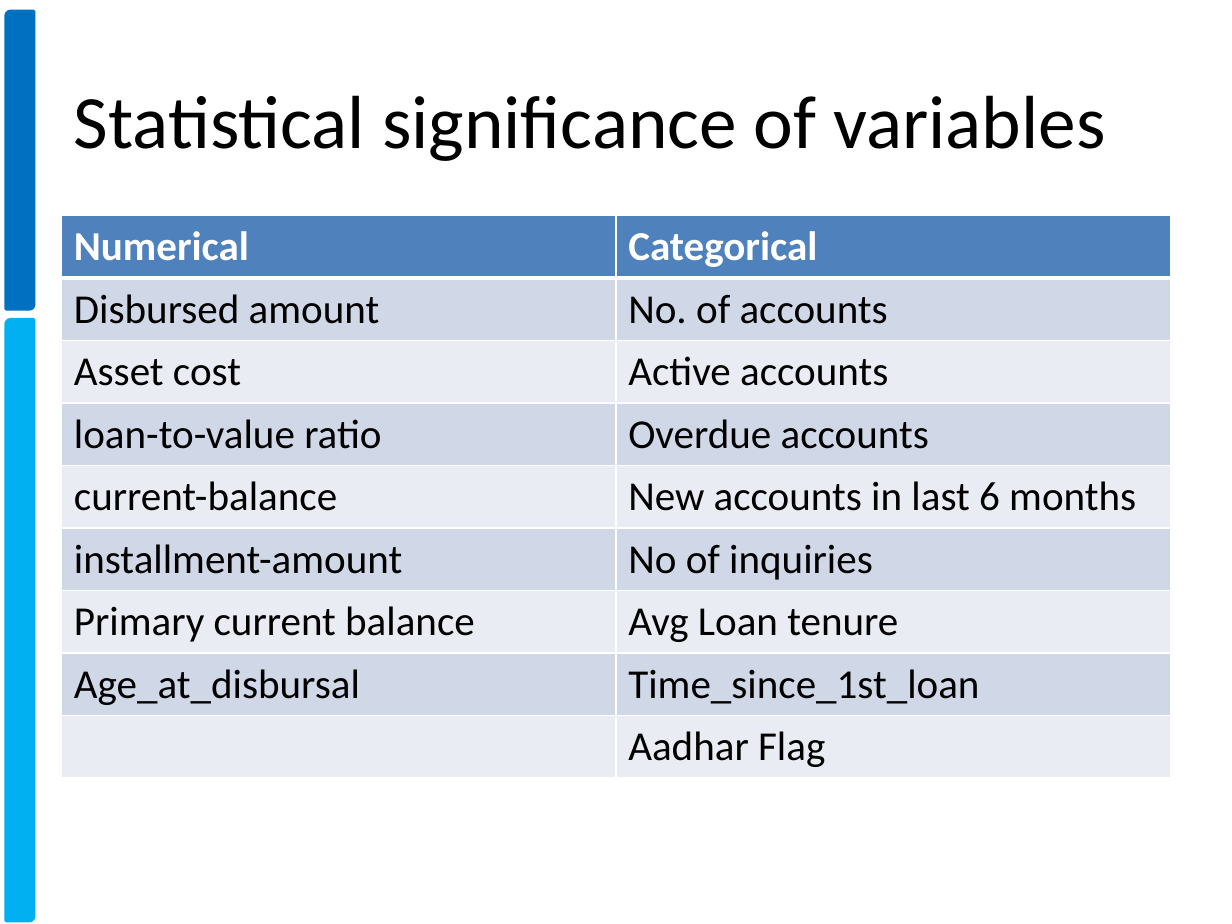
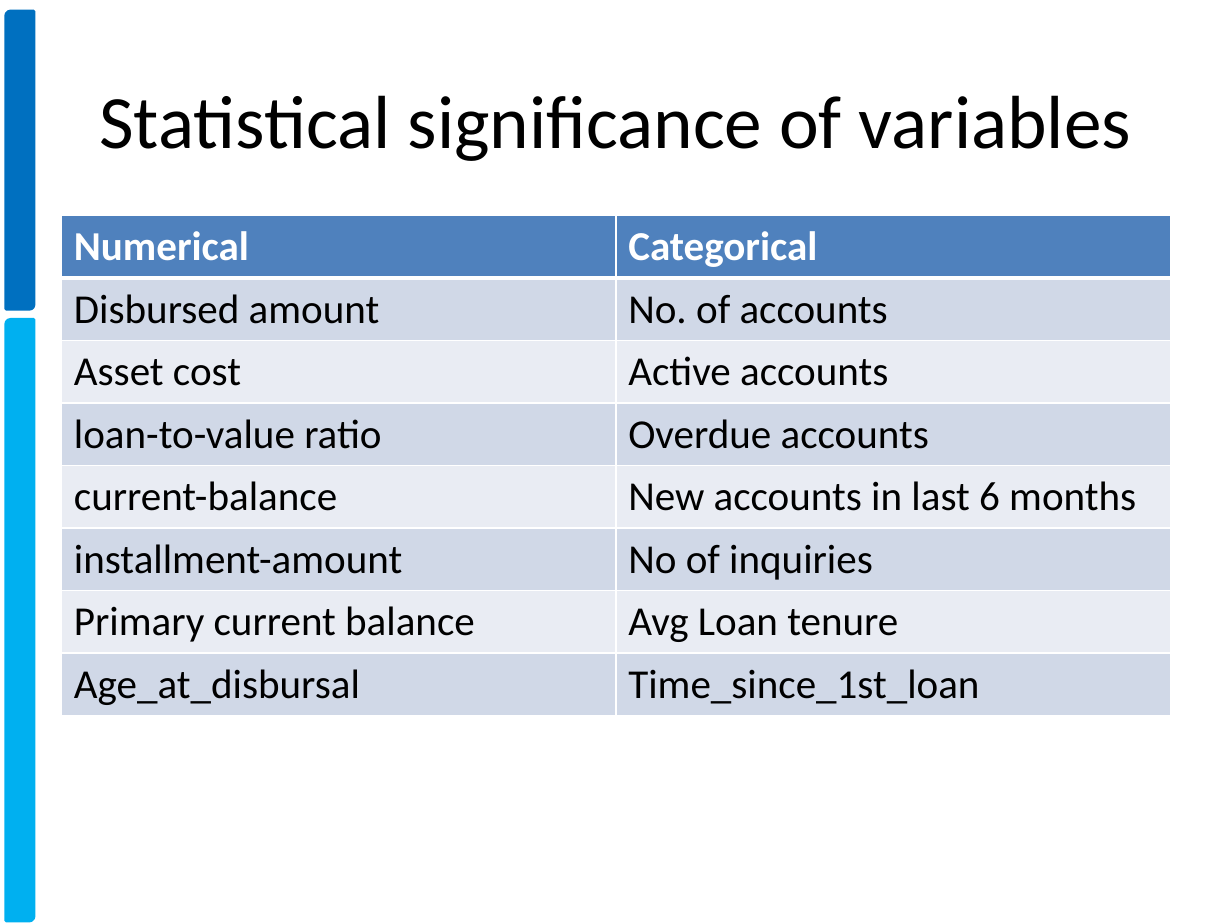
Before and after one commit to xavierigneous/Vehicle-Loan-Default-Prediction, a slide deck: slide 6 of Vehicle Loan Default Prediction.pptx (slide 7 before the commit). Drawn at 1232x924 pixels with LibreOffice and Linux fonts; fonts in the diff are those of the drawing; background and template pictures are left out. Boxes give left, top, right and bottom in pixels: in the first picture for what was removed or moved away, otherwise in the second. Text is boxed around its words. In the diff, an @@ line names an element or a change of style, - is before the commit and + after.

```diff
--- a/Vehicle Loan Default Prediction.pptx
+++ b/Vehicle Loan Default Prediction.pptx
@@ title "Statistical significance of variables" at (99,95,1131,161): alignment left to centre @@
@@ table at (62,216,1170,709) @@
-row 9:  | Aadhar Flag
```
Also in this commit, not shown: 5 other slides changed, 1 slide added, 2 slides removed, 4 other files.
